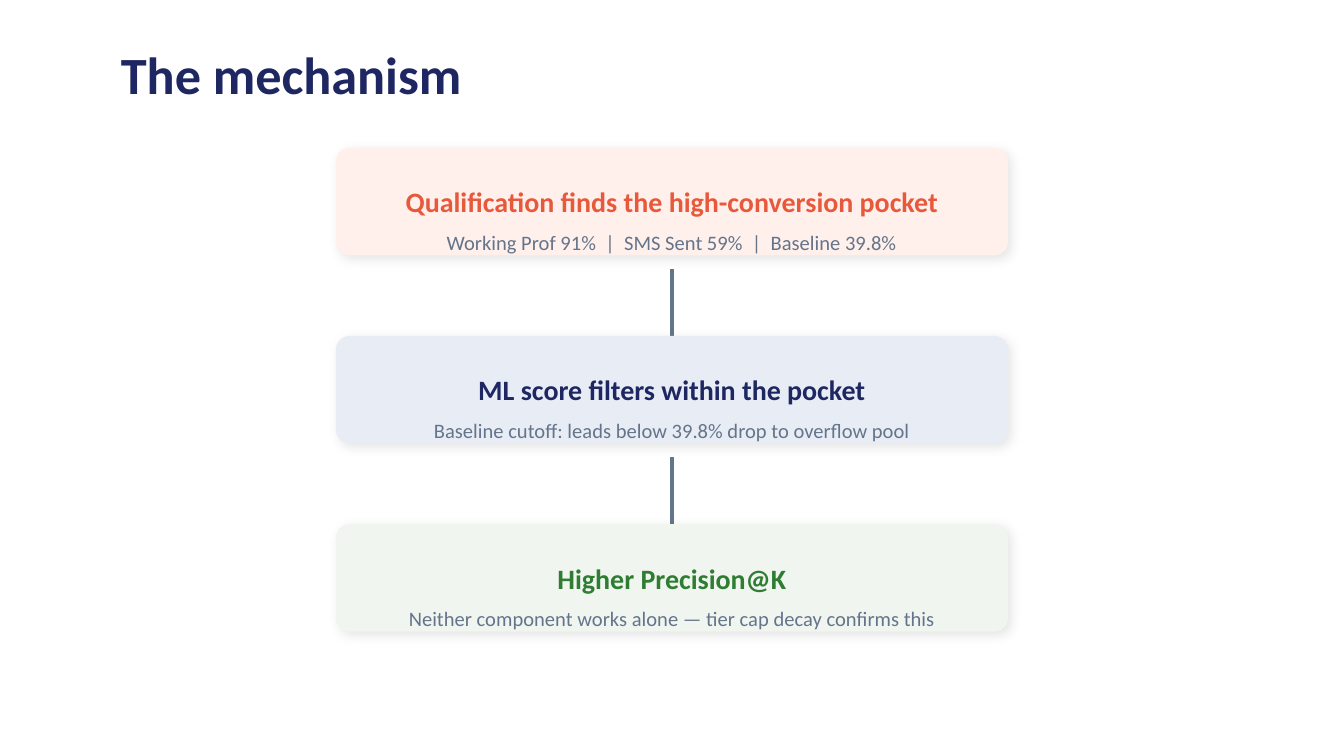
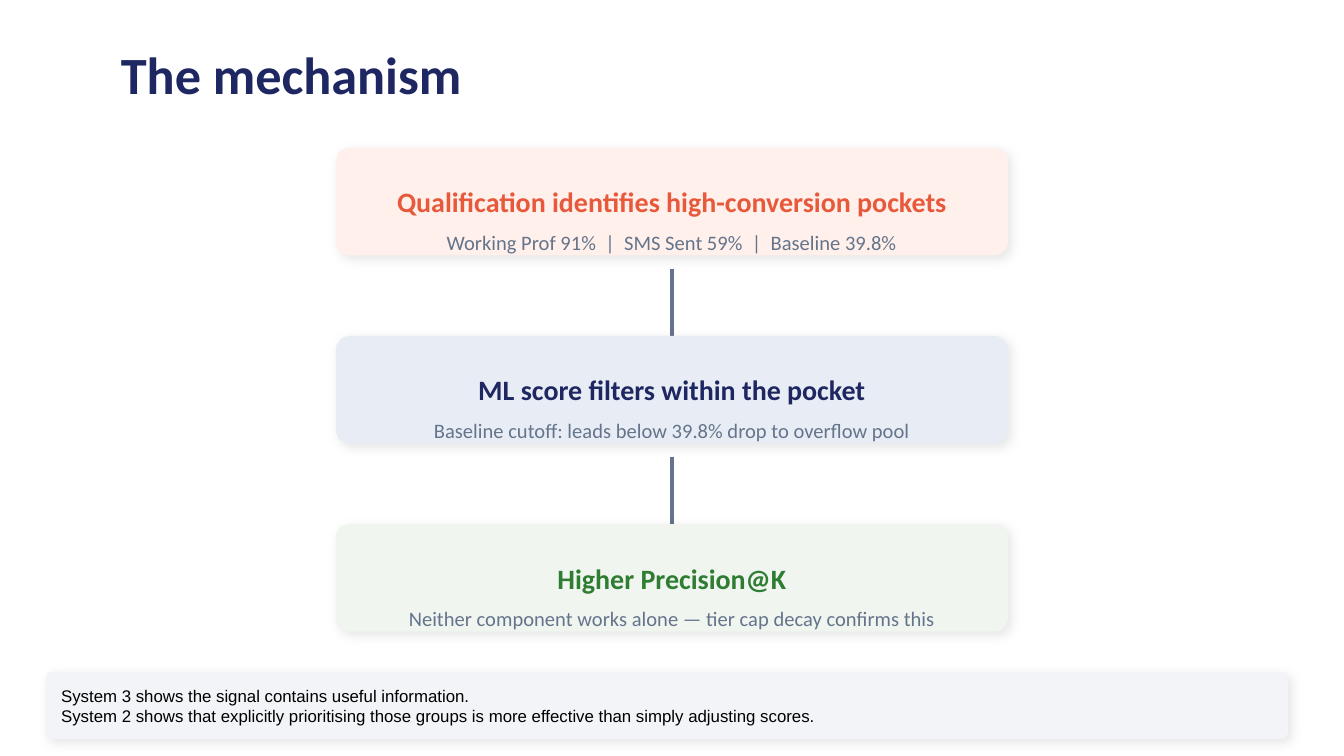
Before and after one commit to thomami244/Masters_Constrained_Lead_Qualification, a slide deck: slide 11 of dissertation_presentation_v2.pptx. Drawn at 1344x756 pixels with LibreOffice and Linux fonts; fonts in the diff are those of the drawing. Boxes give left, top, right and bottom in pixels: in the first picture for what was removed or moved away, otherwise in the second. Text is boxed around its words. In the diff, an @@ line names an element or a change of style, - is before the commit and + after.

```diff
--- a/dissertation_presentation_v2.pptx
+++ b/dissertation_presentation_v2.pptx
@@ text at bbox=[397, 192, 946, 217]: text changed @@
-Qualification finds the high-conversion pocket
+Qualification identifies high-conversion pockets
@@ rounded rectangle added at bbox=[46, 672, 1288, 739], fill #F2F4F8, 9 pt, text #000000 @@
+System 3 shows the signal contains useful information.
+System 2 shows that explicitly prioritising those groups is more effective than simply adjusting scores.
```
Also in this commit, not shown: 4 other slides changed.
